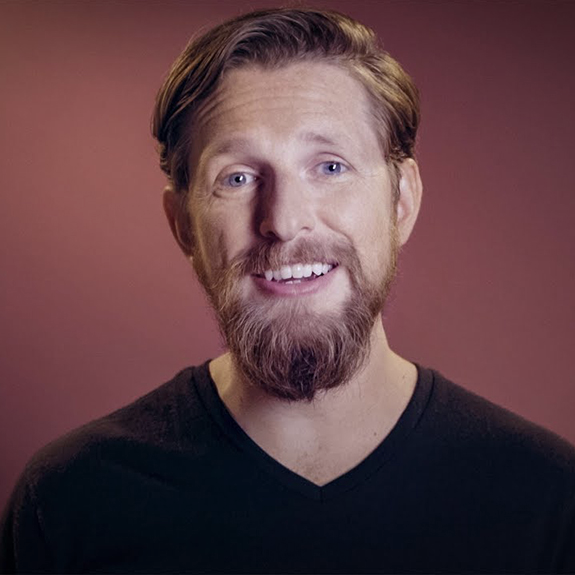
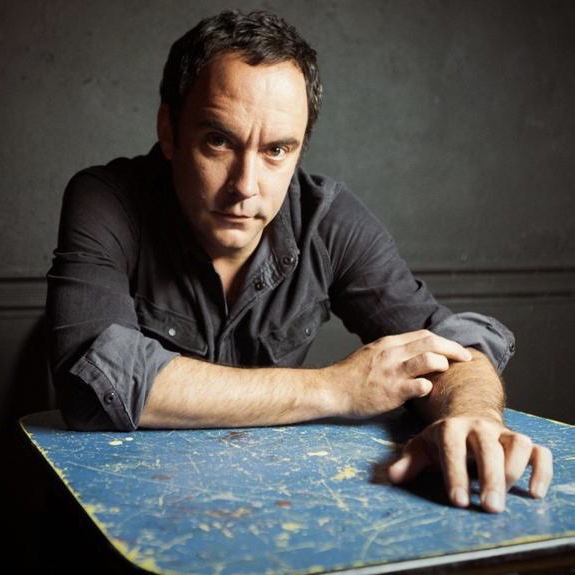
Before/after of a (575, 575) layered artwork. What changed in the layer stack:
renamed "Layer 2" to "Matt", hid it over [0, 0, 575, 575]
renamed "Layer 1" to "Dave", showed it over [0, 0, 575, 575]
